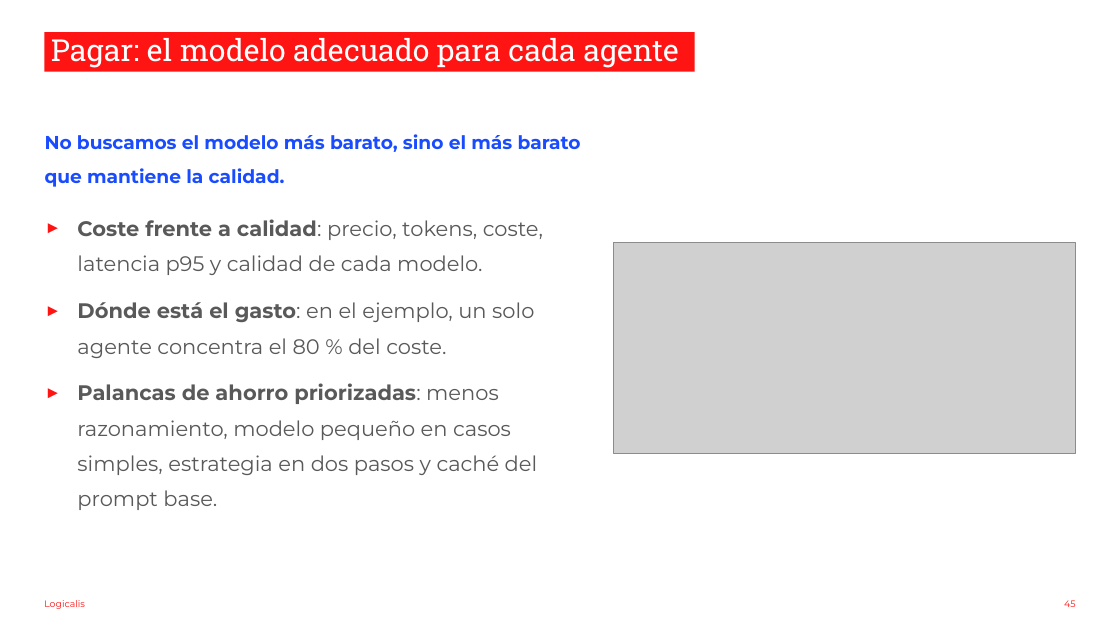
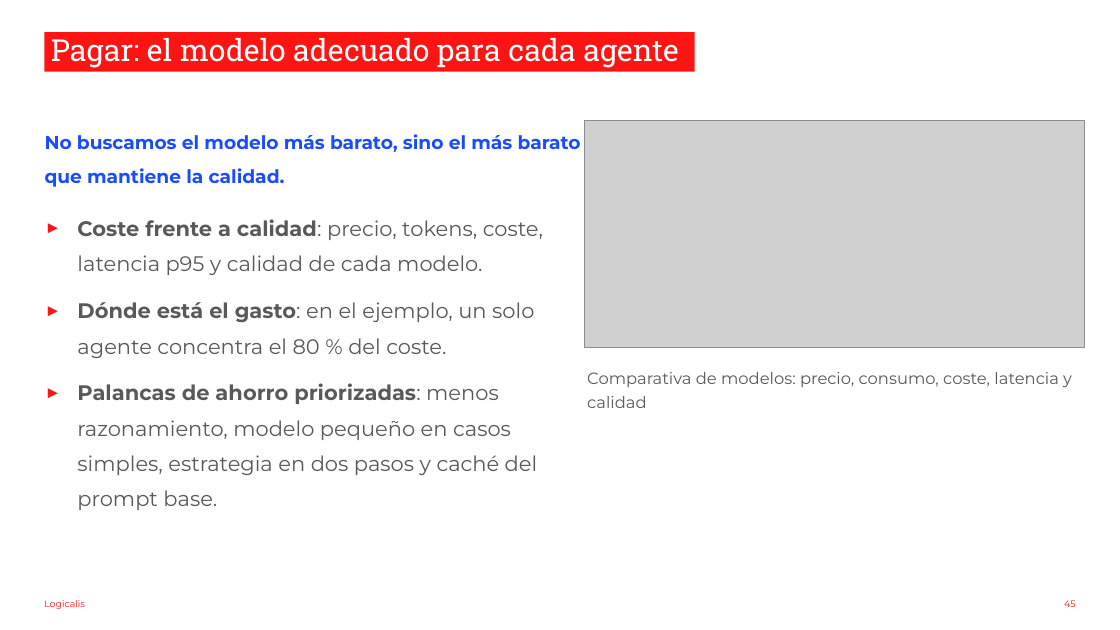
Before and after one commit to nachoenjuto/fnol-triage-v2, a slide deck: slide 45 of _docs/slides-observabilidad.pptx. Drawn at 1120x630 pixels with LibreOffice and Linux fonts; fonts in the diff are those of the drawing; grey boxes stand for pictures; background and template pictures are left out. Boxes give left, top, right and bottom in pixels: in the first picture for what was removed or moved away, otherwise in the second. Text is boxed around its words. In the diff, an @@ line names an element or a change of style, - is before the commit and + after.

```diff
--- a/_docs/slides-observabilidad.pptx
+++ b/_docs/slides-observabilidad.pptx
@@ picture: place and size @@
-picture at (613,243,1075,454)
+picture at (585,120,1085,348)
@@ text added at (587,372,1072,408), 14 pt, text #595959 @@
+Comparativa de modelos: precio, consumo, coste, latencia y calidad
```
Also in this commit, not shown: 18 other slides changed, 20 slides added, 20 slides removed, 3 other files.
